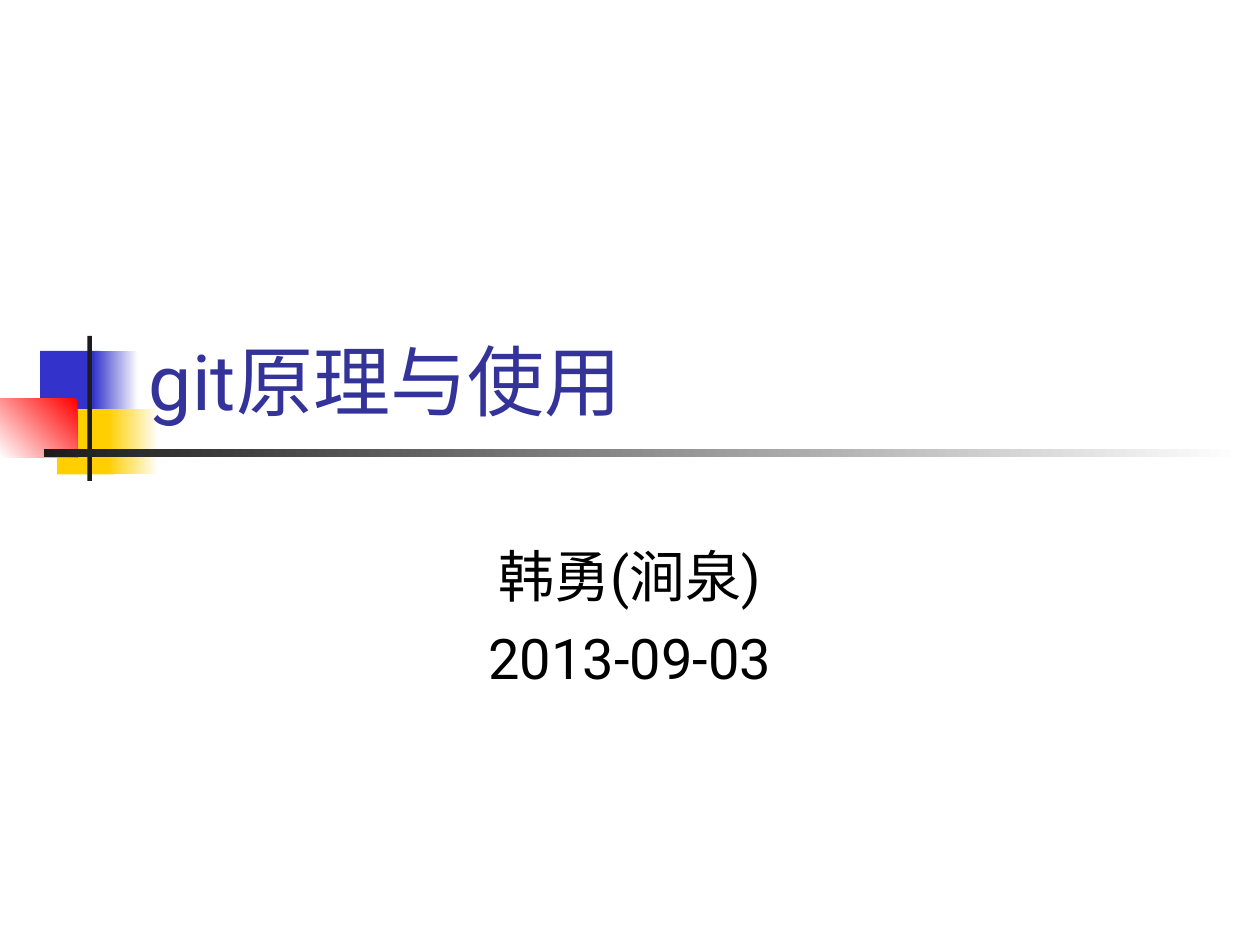
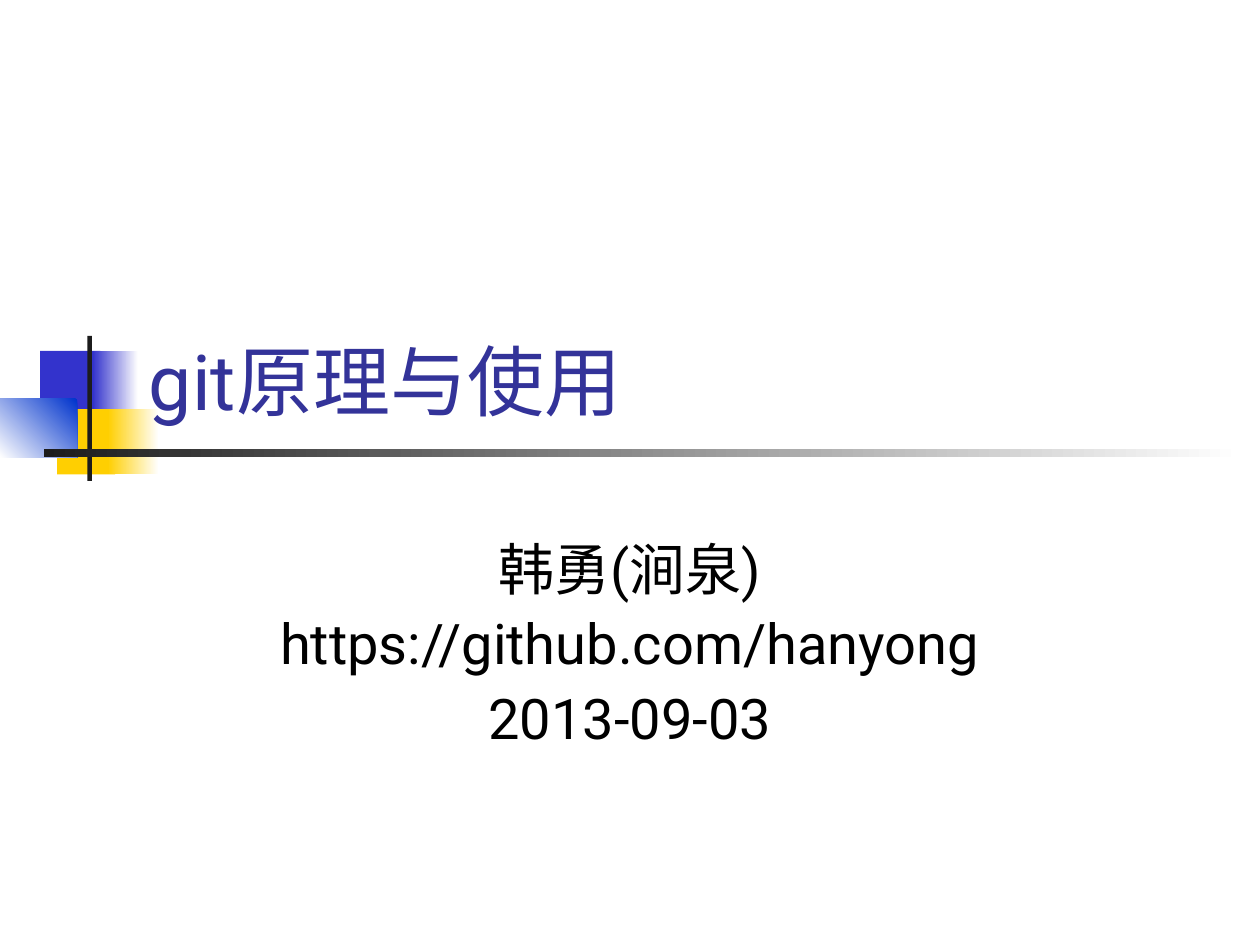
Before and after one commit to hanyong/git-inner-and-use, a slide deck: slide 1 of git-inner-and-use.ppt. Drawn at 1260x945 pixels with LibreOffice and Linux fonts; fonts in the diff are those of the drawing. Boxes give left, top, right and bottom in pixels: in the first picture for what was removed or moved away, otherwise in the second. Text is boxed around its words. In the diff, an @@ line names an element or a change of style, - is before the commit and + after.

```diff
--- a/git-inner-and-use.ppt
+++ b/git-inner-and-use.ppt
@@ rectangle at (x1=0, y1=399, x2=77, y2=457): fill gradient #FF0000 to #FFFFFF to gradient #0033CC to #FFFFFF @@
@@ subtitle "韩勇(涧泉)" resized from (x1=488, y1=550, x2=771, y2=680) to (x1=189, y1=536, x2=1071, y2=777) @@
@@ subtitle "韩勇(涧泉)" at (x1=189, y1=536, x2=1071, y2=777): fill none to #FFFFFF; outline none to #FFFFFF 0.74 pt @@
@@ subtitle at (x1=488, y1=543, x2=771, y2=740): line spacing 1 to 0.9 @@
@@ subtitle at (x1=280, y1=622, x2=979, y2=676): paragraph added @@
+https://github.com/hanyong
```
Also in this commit, not shown: 4 other slides changed, 19 slides added, 3 slides removed.
